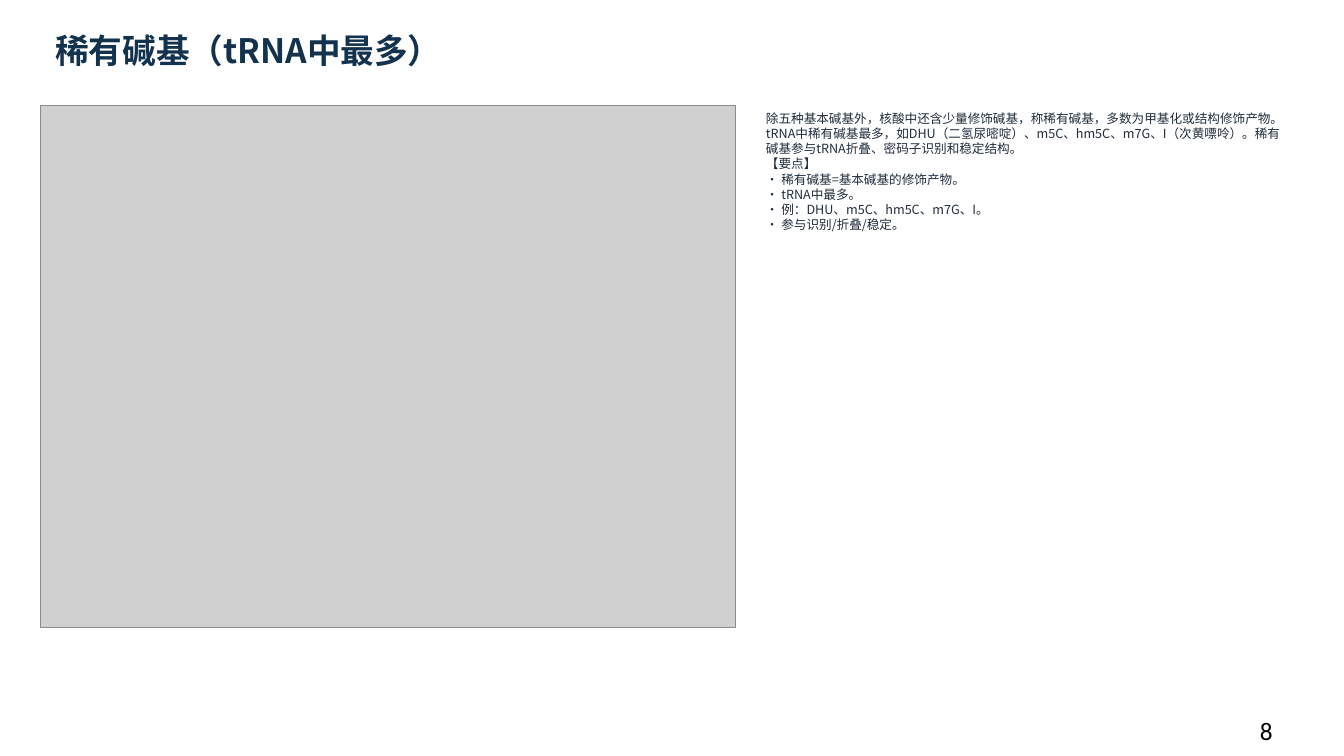
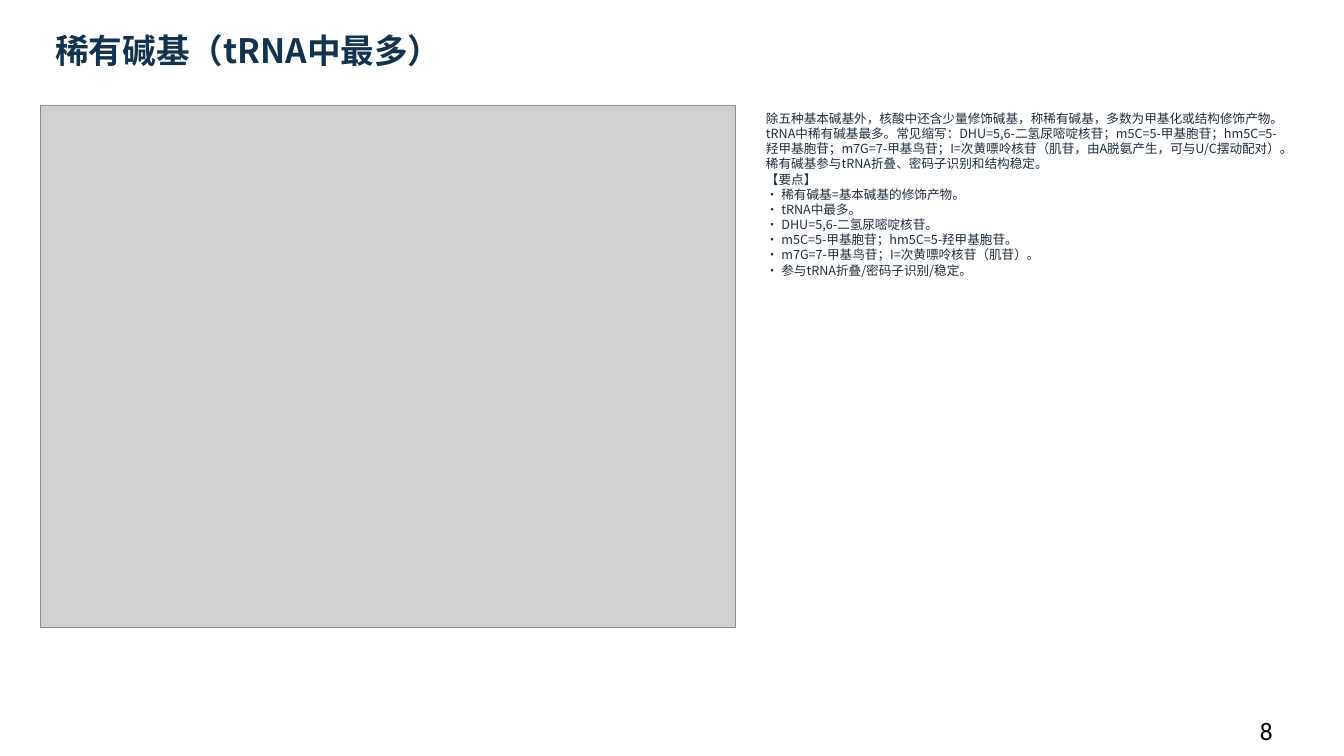
Before and after one commit to newkan-li/Biochemistry, a slide deck: slide 8 of downloads/bc11-ai-style.pptx. Drawn at 1344x756 pixels with LibreOffice and Linux fonts; fonts in the diff are those of the drawing; grey boxes stand for pictures. Boxes give left, top, right and bottom in pixels: in the first picture for what was removed or moved away, otherwise in the second. Text is boxed around its words. In the diff, an @@ line names an element or a change of style, - is before the commit and + after.

```diff
--- a/downloads/bc11-ai-style.pptx
+++ b/downloads/bc11-ai-style.pptx
@@ text at <box>766,112,1293,278</box>: text changed @@
-除五种基本碱基外，核酸中还含少量修饰碱基，称稀有碱基，多数为甲基化或结构修饰产物。tRNA中稀有碱基最多，如DHU（二氢尿嘧啶）、m5C、hm5C、m7G、I（次黄嘌呤）。稀有碱基参与tRNA折叠、密码子识别和稳定结构。
-【要点】
-• 稀有碱基=基本碱基的修饰产物。
-• tRNA中最多。
-• 例：DHU、m5C、hm5C、m7G、I。
-• 参与识别/折叠/稳定。
+除五种基本碱基外，核酸中还含少量修饰碱基，称稀有碱基，多数为甲基化或结构修饰产物。tRNA中稀有碱基最多。常见缩写：DHU=5,6-二氢尿嘧啶核苷；m5C=5-甲基胞苷；hm5C=5-羟甲基胞苷；m7G=7-甲基鸟苷；I=次黄嘌呤核苷（肌苷，由A脱氨产生，可与U/C摆动配对）。稀有碱基参与tRNA折叠、密码子识别和结构稳定。
+【要点】
+• 稀有碱基=基本碱基的修饰产物。
+• tRNA中最多。
+• DHU=5,6-二氢尿嘧啶核苷。
+• m5C=5-甲基胞苷；hm5C=5-羟甲基胞苷。
+• m7G=7-甲基鸟苷；I=次黄嘌呤核苷（肌苷）。
+• 参与tRNA折叠/密码子识别/稳定。
```
Also in this commit, not shown: 6 other files.
